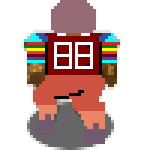
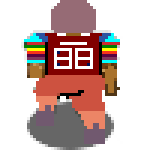
Comparing the layer stacks of the two 150 x 150 images. Changes:
painted on "A_Stand_Player.png" over [27, 42, 120, 135]
